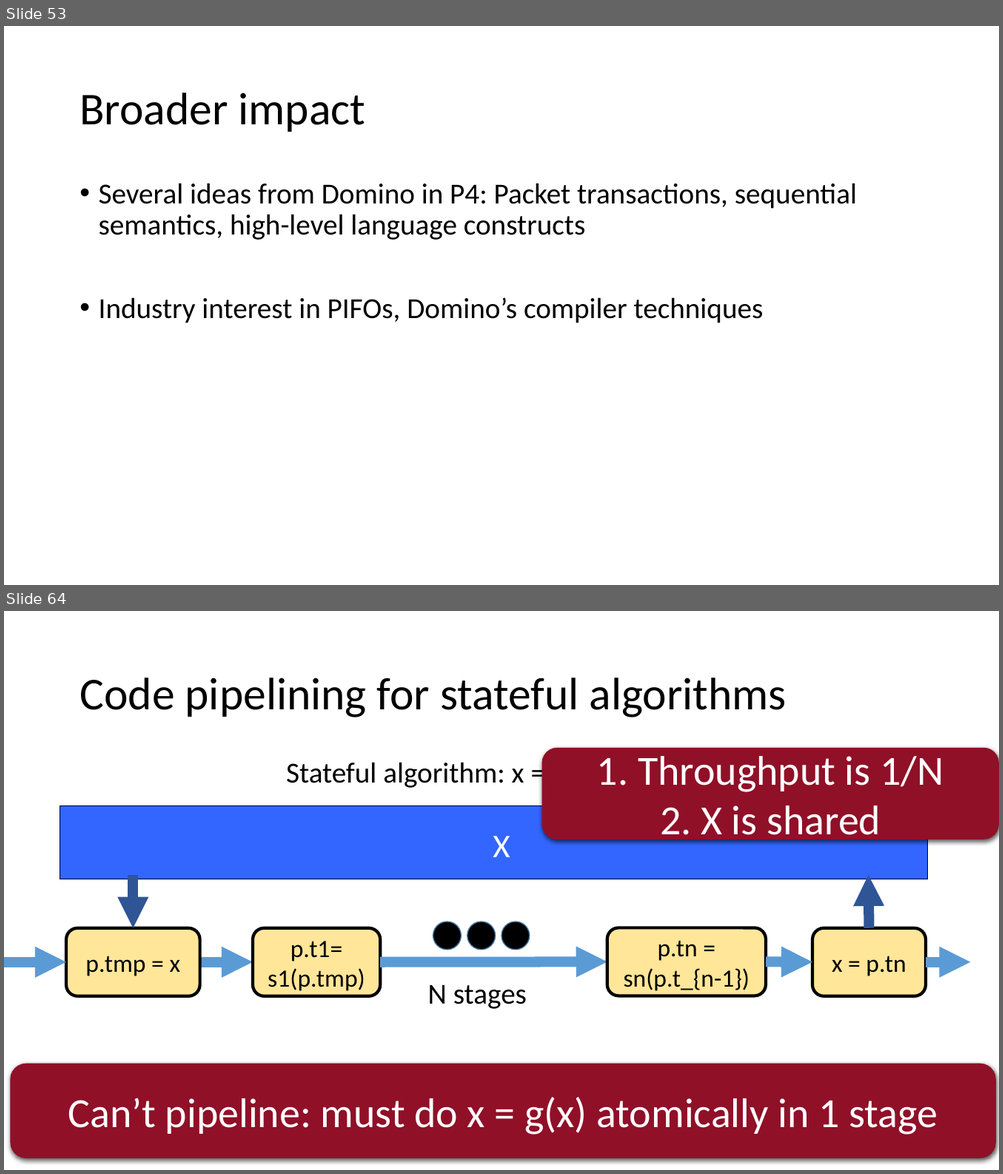
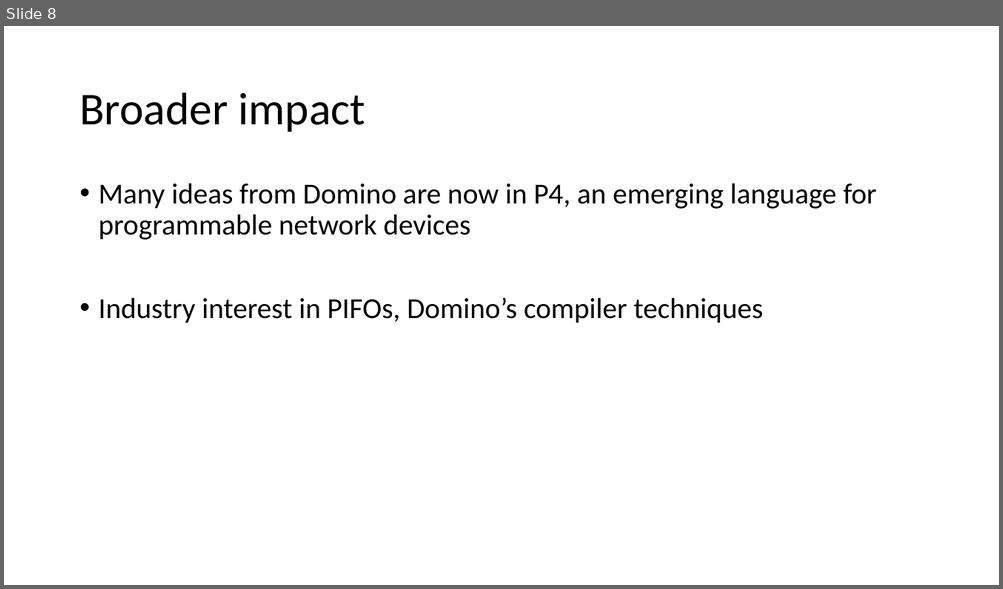
Before and after one commit to anirudhSK/pifo-domino-marple-ppts, a slide deck: nyu_wireless.pptx. Shown one above the other, each under a label of ours: slides 53 and 64 before the commit, slide 8 after it; the slides between them are not shown. The pictures are 1003x1174 and 1003x589 pixels, drawn with LibreOffice and Linux fonts; fonts in the diff are those of the drawing. Boxes give left, top, right and bottom in pixels: in the first picture for what was removed or moved away, otherwise in the second. Text is boxed around its words. In the diff, an @@ line names an element or a change of style, - is before the commit and + after.

```diff
--- a/nyu_wireless.pptx
+++ b/nyu_wireless.pptx
@@ slide 64 removed at <box>4,611,999,1170</box>, background #FFFFFF @@
@@ title removed at <box>79,678,786,718</box> @@
-Code pipelining for stateful algorithms
@@ text removed at <box>286,762,524,788</box> @@
-  Stateful algorithm: x = g(x)
@@ rounded rectangle removed at <box>542,748,999,840</box> @@
-1. Throughput is 1/N
-2. X is shared
@@ rectangle removed at <box>60,806,927,880</box> @@
@@ text removed at <box>492,836,509,857</box> @@
-X
@@ arrow removed from (133, 875) to (133, 928) @@
@@ arrow removed from (869, 928) to (868, 875) @@
@@ ellipse removed at <box>433,922,461,951</box> @@
@@ ellipse removed at <box>467,922,495,951</box> @@
@@ ellipse removed at <box>502,922,530,951</box> @@
@@ rounded rectangle removed at <box>607,928,765,996</box> @@
-p.tn =
-sn(p.t_{n-1})
@@ arrow removed from (765, 963) to (812, 963) @@
@@ group removed at <box>4,928,970,996</box>: 4 arrows, 3 rounded rectangles @@
-p.tmp = x
-p.t1=
-s1(p.tmp)
-x = p.tn
@@ text removed at <box>428,985,526,1009</box> @@
-N stages
@@ rounded rectangle removed at <box>10,1064,996,1159</box> @@
-Can’t pipeline: must do x = g(x) atomically in 1 stage
@@ what was slide 53 is now slide 8 @@
@@ slide 8 changed as well @@
@@ text at <box>99,183,876,240</box>: text changed @@
-• Several ideas from Domino in P4: Packet transactions, sequential semantics, high-level language constructs
+• Many ideas from Domino are now in P4, an emerging language for programmable network devices
```
Also in this commit, not shown: 2 other slides changed, 2 slides added, 110 other slides removed.
